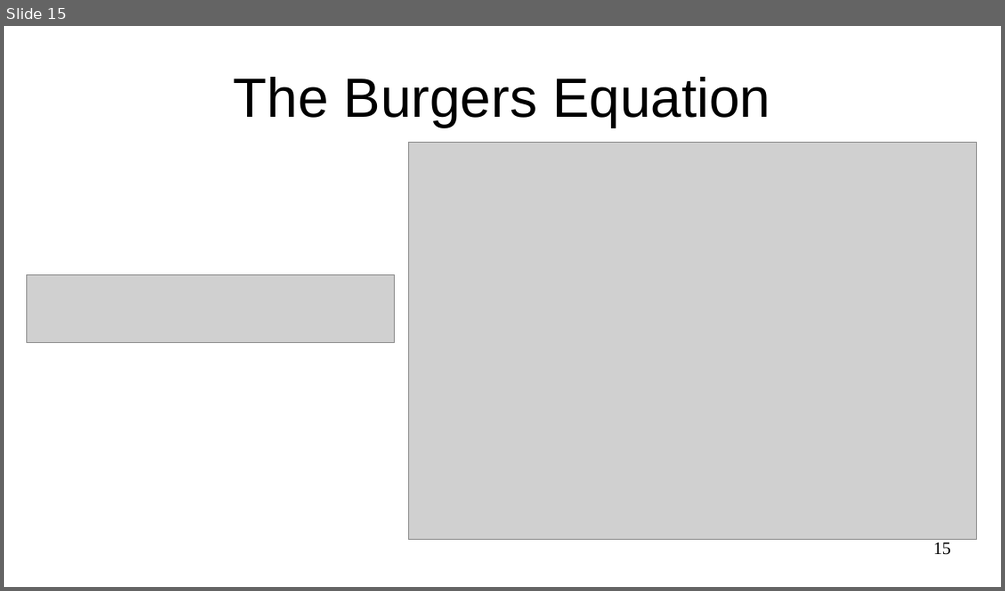
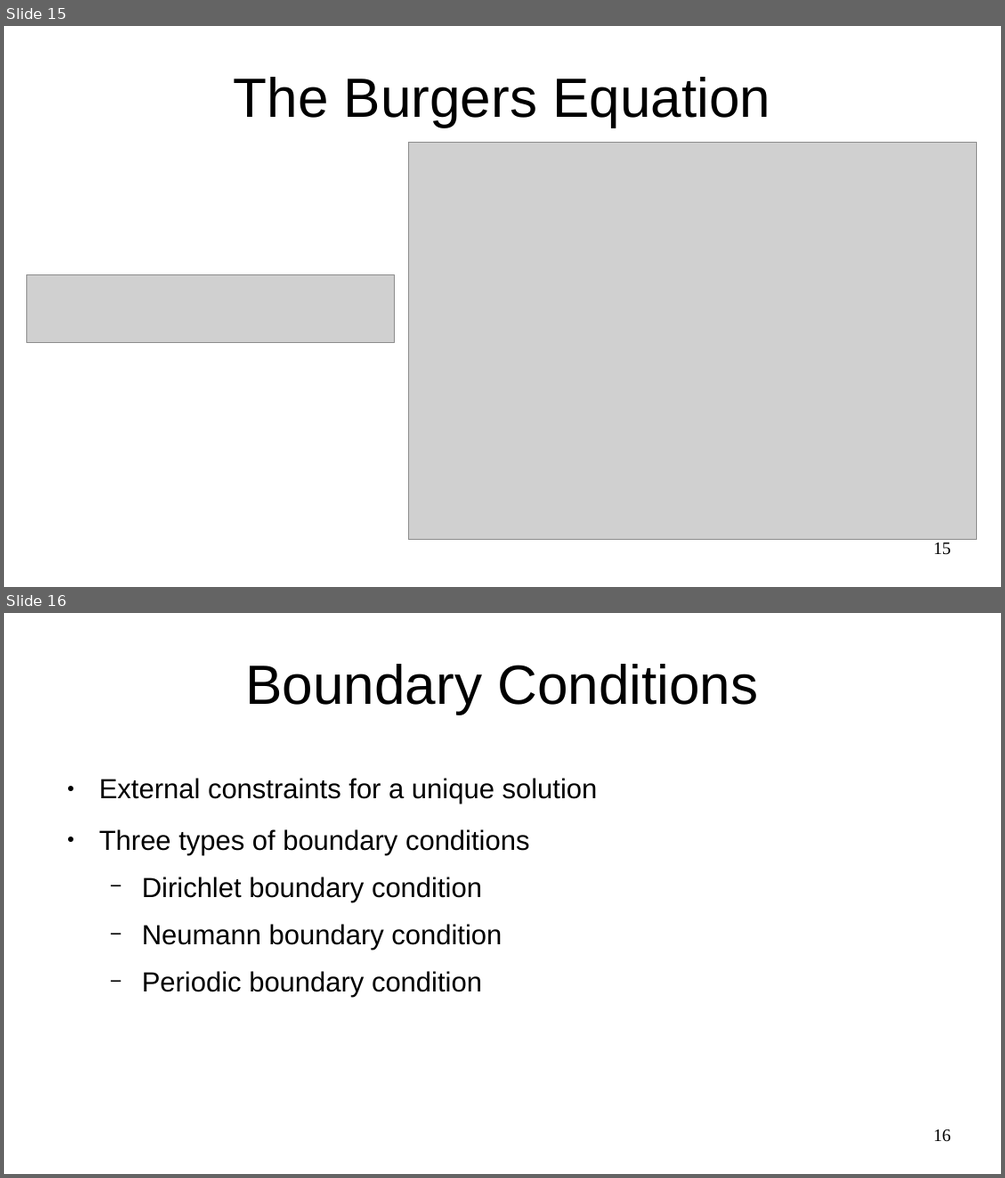
Before and after one commit to ajrox090/PhysicsGym, a slide deck: presentation/presentation.odp. Shown one above the other, each under a label of ours: slide 15 before the commit, slides 15 and 16 after it. The pictures are 1005x591 and 1005x1178 pixels, drawn with LibreOffice and Linux fonts; fonts in the diff are those of the drawing; grey boxes stand for pictures. Boxes give left, top, right and bottom in pixels: in the first picture for what was removed or moved away, otherwise in the second. Text is boxed around its words. In the diff, an @@ line names an element or a change of style, - is before the commit and + after.

```diff
--- a/presentation/presentation.odp
+++ b/presentation/presentation.odp
@@ slide 16 added at [4, 613, 1001, 1174], background #FFFFFF @@
@@ title added at [246, 664, 758, 714], 44 pt, text #000000 @@
+Boundary Conditions
@@ text added at [99, 778, 598, 997], 22 pt, text #000000 @@
+● External constraints for a unique solution
+● Three types of boundary conditions
+  − Dirichlet boundary condition
+  − Neumann boundary condition
+  − Periodic boundary condition
@@ page number added at [933, 1129, 951, 1142], 14 pt, text #000000 @@
+16
```
Also in this commit, not shown: 1 slide changed.
